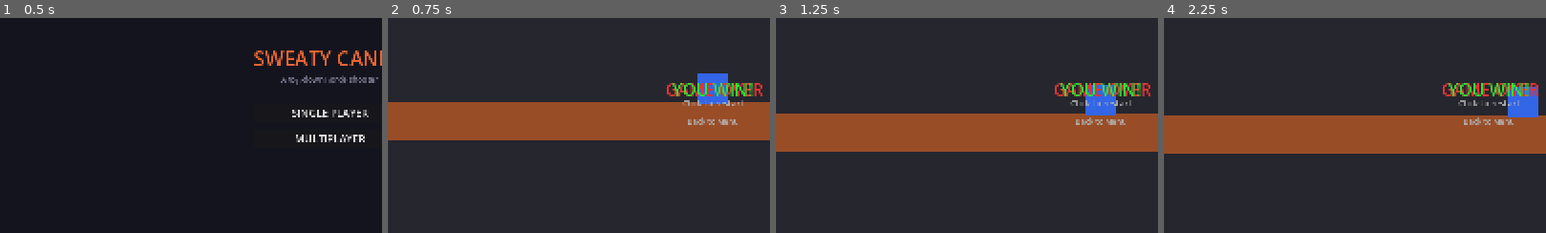
Above: before the commit, frames 1-4 (left to right).
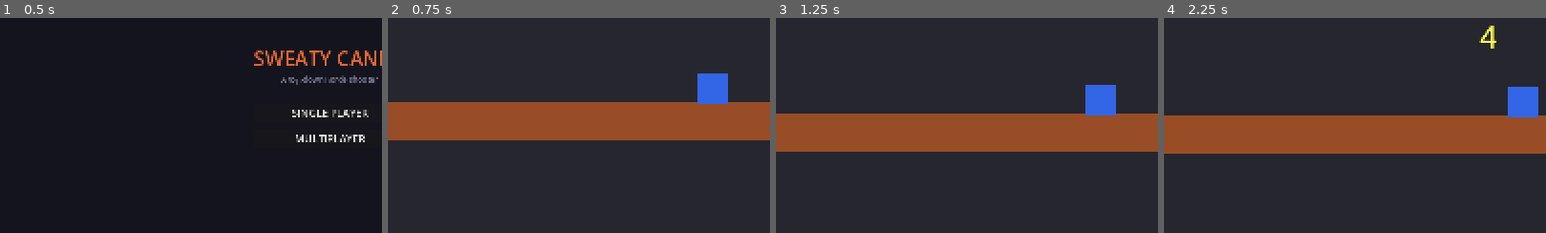
Above: after the commit, the same moments.

Repository: peter-lee97/sweaty-candy
Game: Godot game, scene res://scenes/ui/main_menu.tscn
Same seed, same stepped clock (60 frames per second), same inputs: the game is played once before the commit and once after it.
Inputs (mouse positions are % of the whole screen's width and height, from its top left):
- Up to frame 1 (0.5 s): no input
- Up to frame 2 (0.75 s): click "SINGLE PLAYER" at 0.5 s
- Up to frame 3 (1.25 s): no input
- Up to frame 4 (2.25 s): click "X" at 1.25 s; move the mouse to (72, 45) at 2.02 s; press the mouse at (72, 45) at 2.03 s; hold D (move_right) from 2.03 s (still down)
The pictures show only the part of the screen within x 8-58%, y 31-81%; the shares and areas given below are measured in that part.

Frame 1 is identical in both runs. In frame 2, 1.6% of the frame differs, in the area x 73-98%, y 30-50%; in frame 3, 1.5%; in frame 4, 1.8%, in the area x 73-98%, y 3-50%.
Error before the commit: Parse Error: Function "get_global_mouse_position()" not found in base self. (res://scripts/ui/hud.gd:35)

Commit message:
Fix parse error: get_global_mouse_position not on CanvasLayer
Use get_viewport().get_mouse_position() instead

Diff:
--- a/client/scripts/ui/hud.gd
+++ b/client/scripts/ui/hud.gd
@@ -32,7 +32,7 @@
 	if not (_game_over_label.visible or _win_label.visible):
 		return
 
-	var mouse_pos: Vector2 = get_global_mouse_position()
+	var mouse_pos: Vector2 = get_viewport().get_mouse_position()
 	if _restart_label.get_global_rect().has_point(mouse_pos):
 		if GameData.multiplayer_session_active:
 			GameData.clear_multiplayer_session()
